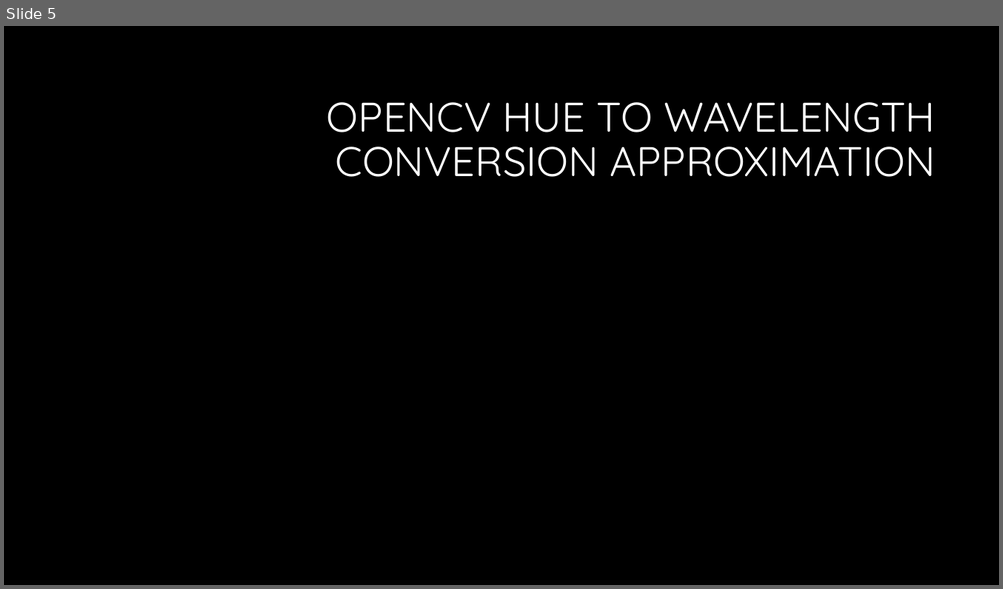
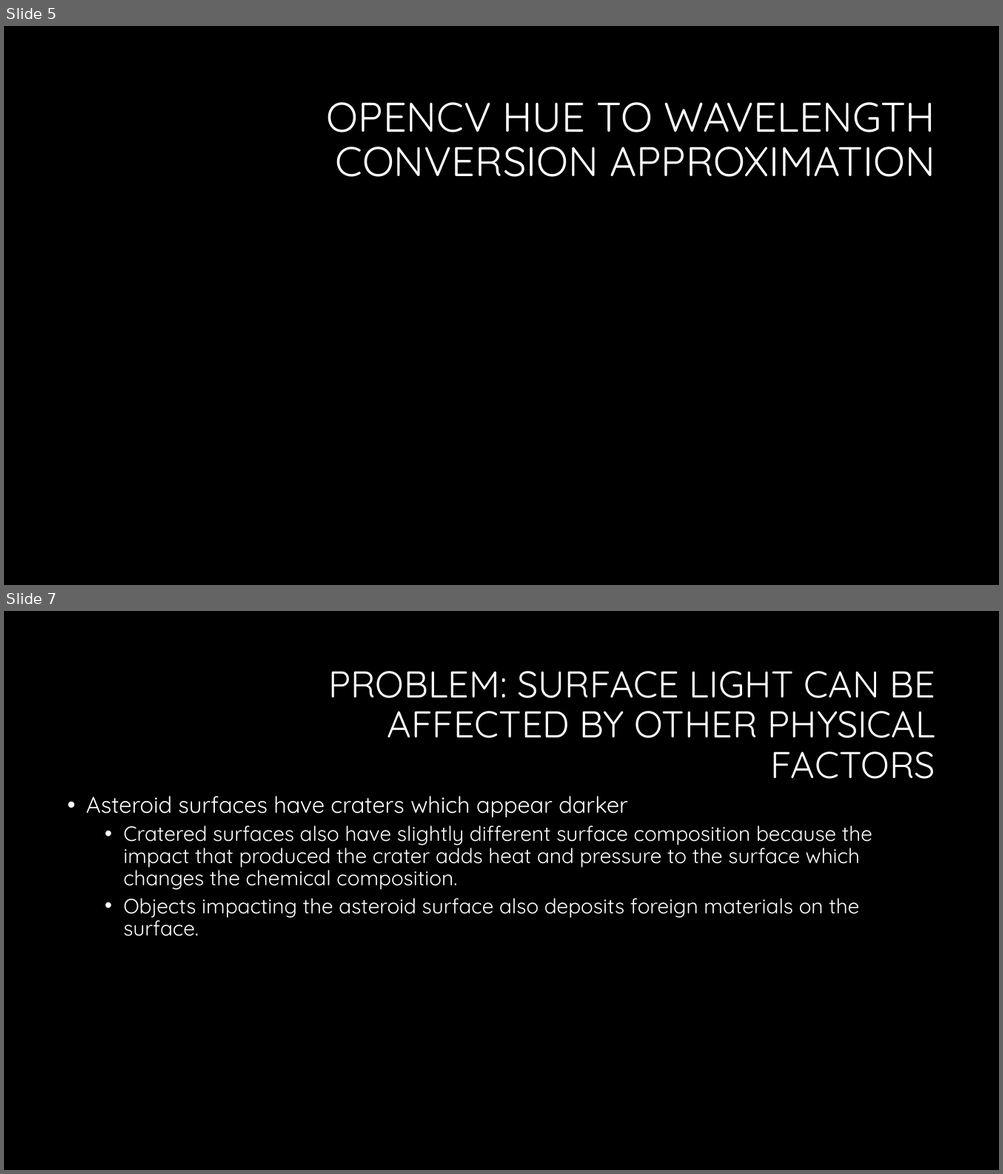
Before and after one commit to swacad/Asteroid_Mining, a slide deck: AsteroidMining.pptx. Shown one above the other, each under a label of ours: slide 5 before the commit, slides 5 and 7 after it; the slides between them are not shown. The pictures are 1003x589 and 1003x1174 pixels, drawn with LibreOffice and Linux fonts; fonts in the diff are those of the drawing; grey boxes stand for pictures; background and template pictures are left out. Boxes give left, top, right and bottom in pixels: in the first picture for what was removed or moved away, otherwise in the second. Text is boxed around its words. In the diff, an @@ line names an element or a change of style, - is before the commit and + after.

```diff
--- a/AsteroidMining.pptx
+++ b/AsteroidMining.pptx
@@ slide 7 added at <box>4,611,999,1170</box>, background #000000 @@
@@ title added at <box>328,671,935,779</box>, 36 pt, text #FFFFFF @@
+PROBLEM: SURFACE LIGHT CAN BE AFFECTED BY OTHER PHYSICAL FACTORS
@@ text added at <box>86,796,872,937</box>, 20 pt, text #FFFFFF @@
+• Asteroid surfaces have craters which appear darker
+  • Cratered surfaces also have slightly different surface composition because the impact that produced the crater adds heat and pressure to the surface which changes the chemical composition.
+  • Objects impacting the asteroid surface also deposits foreign materials on the surface.
```
Also in this commit, not shown: 1 slide changed, 1 other slide added, 2 other files.
